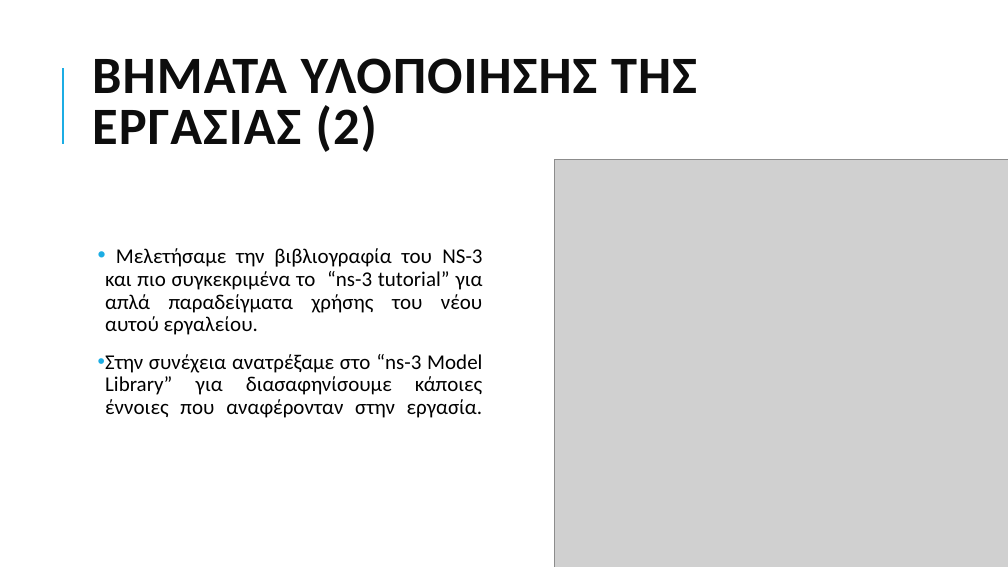
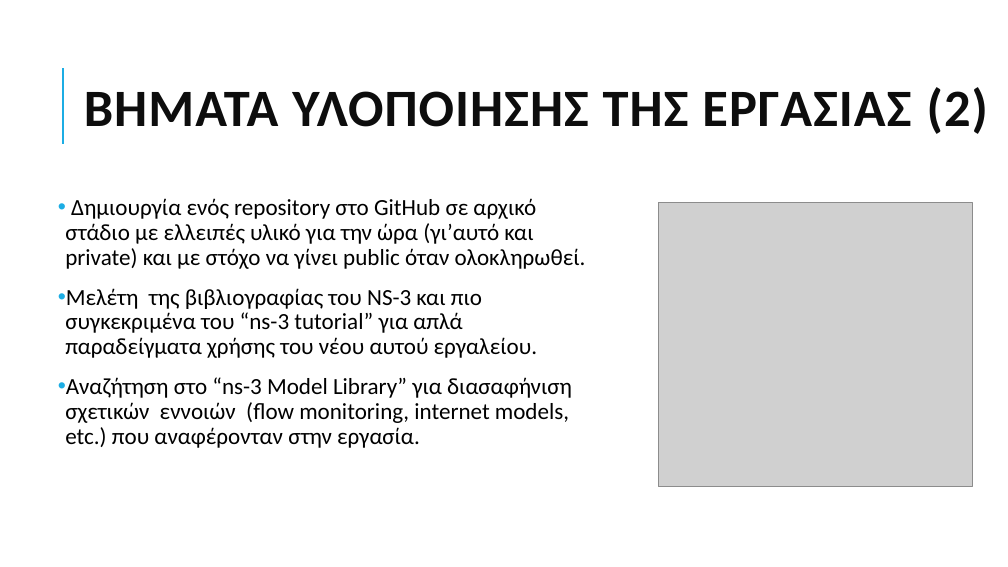
Before and after one commit to grgmyl/Ns3Project, a slide deck: slide 5 of Presentations/Ns-3_presentation_F.pptx (slide 4 before the commit). Drawn at 1008x567 pixels with LibreOffice and Linux fonts; fonts in the diff are those of the drawing; grey boxes stand for pictures. Boxes give left, top, right and bottom in pixels: in the first picture for what was removed or moved away, otherwise in the second. Text is boxed around its words. In the diff, an @@ line names an element or a change of style, - is before the commit and + after.

```diff
--- a/Presentations/Ns-3_presentation_F.pptx
+++ b/Presentations/Ns-3_presentation_F.pptx
@@ title "ΒΗΜΑΤΑ ΥΛΟΠΟΙΗΣΗΣ ΤΗΣ ΕΡΓΑΣΙΑΣ (2)" rewrapped from [92, 58, 697, 152] to [84, 87, 988, 134] @@
@@ text at [65, 198, 586, 448]: text changed; size 20 to 22 pt @@
-• Μελετήσαμε την βιβλιογραφία του NS-3 και πιο συγκεκριμένα το “ns-3 tutorial” για απλά παραδείγματα χρήσης του νέου αυτού εργαλείου.
-• Στην συνέχεια ανατρέξαμε στο “ns-3 Model Library” για διασαφηνίσουμε κάποιες έννοιες που αναφέρονταν στην εργασία.
+• Δημιουργία ενός repository στο GitHub σε αρχικό στάδιο με ελλειπές υλικό για την ώρα (γι’αυτό και private) και με στόχο να γίνει public όταν ολοκληρωθεί.
+• Μελέτη της βιβλιογραφίας του NS-3 και πιο συγκεκριμένα του “ns-3 tutorial” για απλά παραδείγματα χρήσης του νέου αυτού εργαλείου.
+• Αναζήτηση στο “ns-3 Model Library” για διασαφήνιση σχετικών εννοιών (flow monitoring, internet models, etc.) που αναφέρονταν στην εργασία.
@@ picture: place and size @@
-picture at [555, 159, 1008, 567]
+picture at [658, 203, 972, 486]
```
Also in this commit, not shown: 3 other slides changed, 2 slides added.
